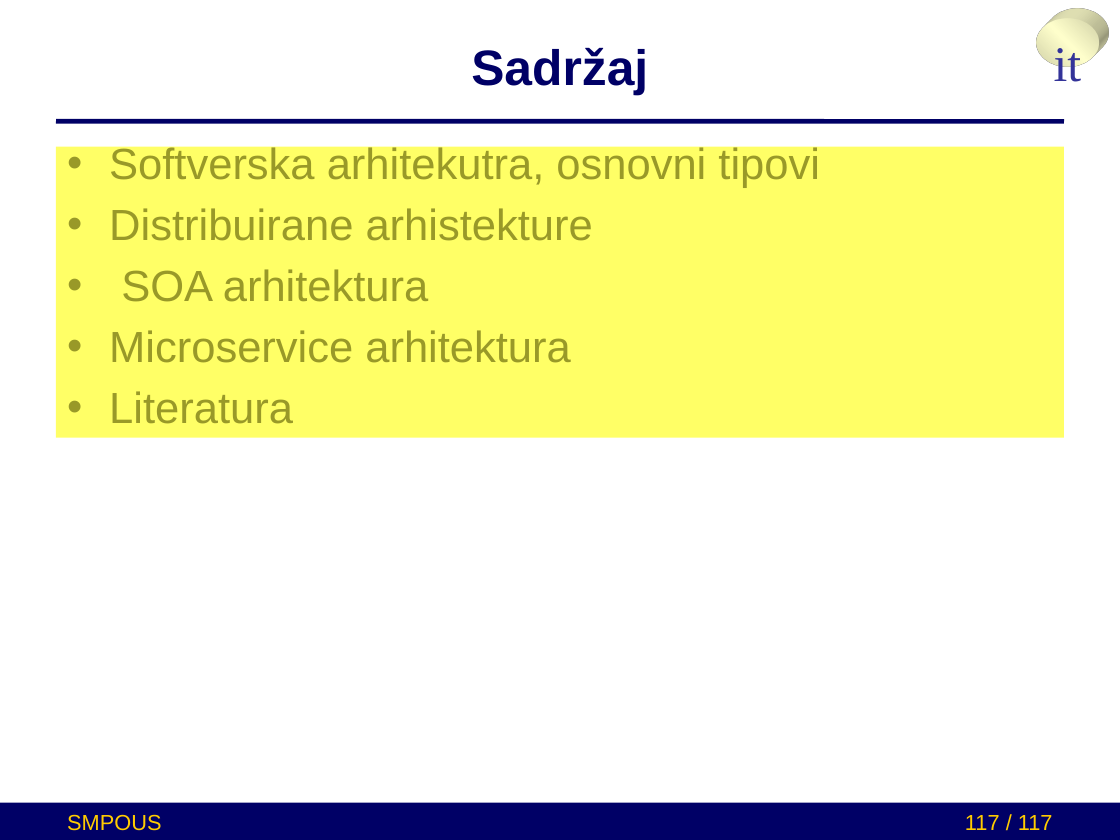
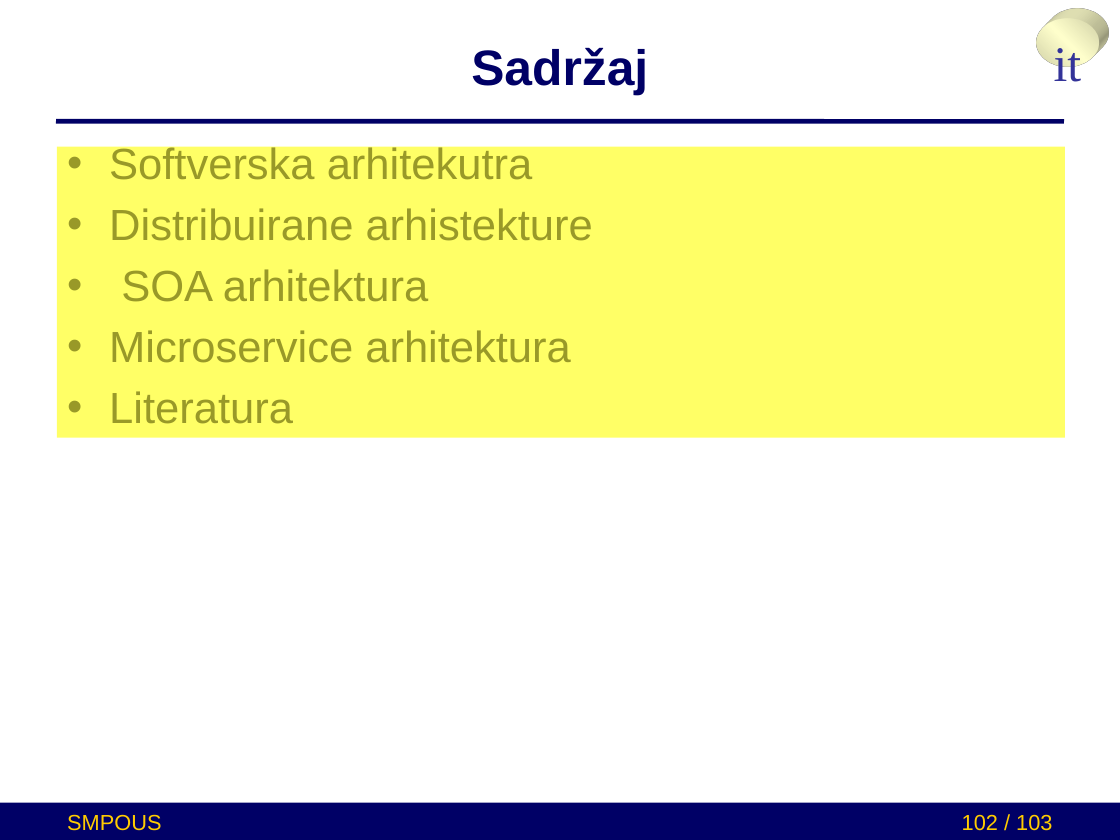
Before and after one commit to brankoterzic/SMPUOS-example-project, a slide deck: slide 102 of presentation_ppx/microservices.pptx (slide 117 before the commit). Drawn at 1120x840 pixels with LibreOffice and Linux fonts; fonts in the diff are those of the drawing. Boxes give left, top, right and bottom in pixels: in the first picture for what was removed or moved away, otherwise in the second. Text is boxed around its words. In the diff, an @@ line names an element or a change of style, - is before the commit and + after.

```diff
--- a/presentation_ppx/microservices.pptx
+++ b/presentation_ppx/microservices.pptx
@@ text at [109, 144, 533, 180]: text changed @@
-• Softverska arhitekutra, osnovni tipovi
+• Softverska arhitekutra
@@ page number at [962, 814, 1052, 831]: text changed @@
-117 / 117
+102 / 103
```
Also in this commit, not shown: 5 other slides changed, 14 slides removed.
